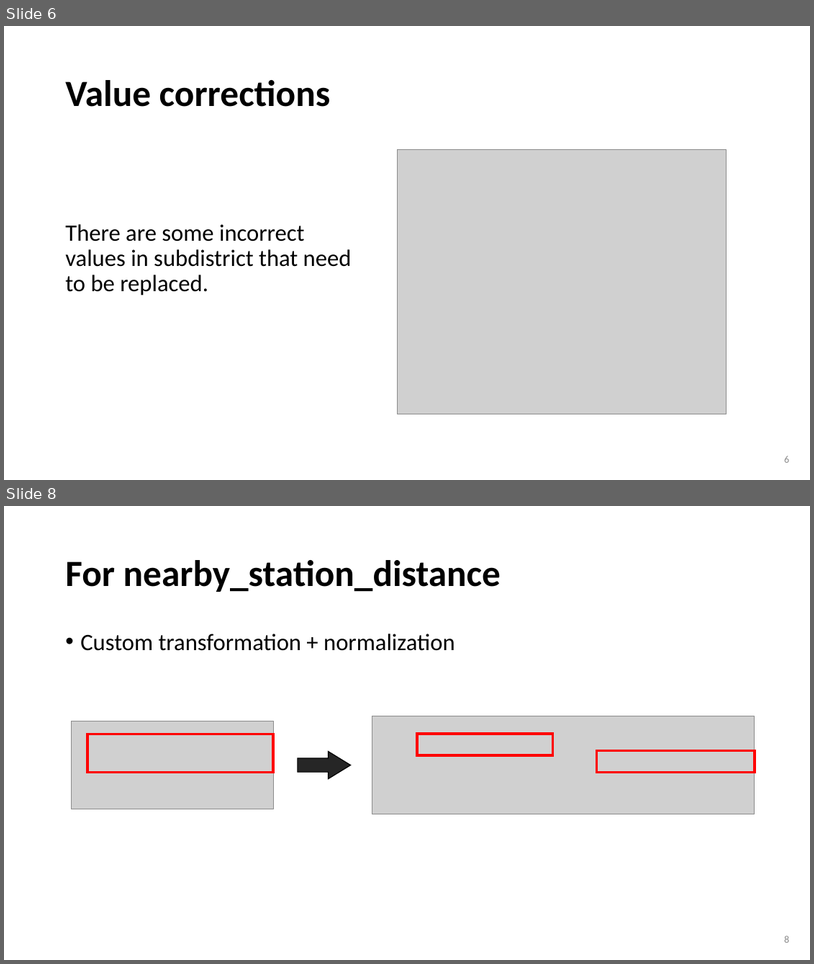
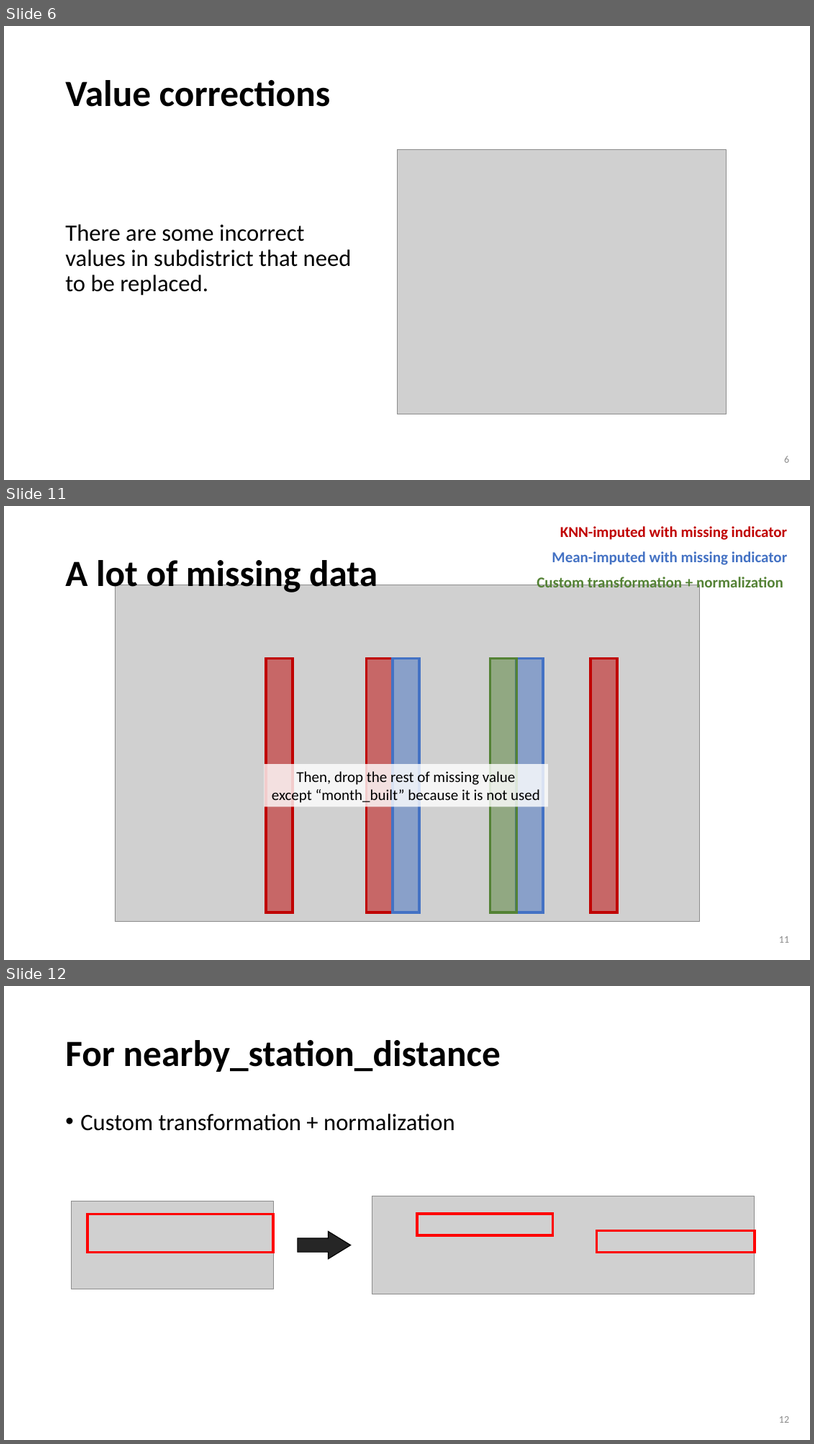
Before and after one commit to wtwwitt/project_2_bangkok_housing_price, a slide deck: presentation/Bangkok Housing Price Prediction for buyers and sellers.pptx. Shown one above the other, each under a label of ours: slides 6 and 8 before the commit, slides 6, 11 and 12 after it; the slides between them are not shown. The pictures are 814x964 and 814x1444 pixels, drawn with LibreOffice and Linux fonts; fonts in the diff are those of the drawing; grey boxes stand for pictures. Boxes give left, top, right and bottom in pixels: in the first picture for what was removed or moved away, otherwise in the second. Text is boxed around its words. In the diff, an @@ line names an element or a change of style, - is before the commit and + after.

Commit message:
update presentation, add more information on missing value and XGBoost model

```diff
--- a/presentation/Bangkok Housing Price Prediction for buyers and sellers.pptx
+++ b/presentation/Bangkok Housing Price Prediction for buyers and sellers.pptx
@@ slide 11 added at (4, 506, 810, 960), background #FFFFFF @@
@@ text added at (561, 526, 787, 540), 18 pt, text #C00000, bold @@
+KNN-imputed with missing indicator
@@ title added at (65, 555, 378, 595), 44 pt, text #000000, bold @@
+A lot of missing data
@@ text added at (552, 551, 787, 565), 18 pt, text #4472C4, bold @@
+Mean-imputed with missing indicator
@@ picture added at (115, 585, 700, 921) @@
@@ text added at (537, 574, 784, 592), 18 pt, text #548235, bold @@
+Custom transformation + normalization
@@ rectangle added at (267, 659, 293, 912), fill #C00000 at 50% opacity, outline #C00000 3 pt @@
@@ rectangle added at (366, 659, 393, 912), fill #C00000 at 50% opacity, outline #C00000 3 pt @@
@@ rectangle added at (393, 659, 419, 912), fill #4472C4 at 50% opacity, outline #4472C4 3 pt @@
@@ rectangle added at (491, 659, 517, 912), fill #548235 at 50% opacity, outline #548235 3 pt @@
@@ rectangle added at (517, 659, 543, 912), fill #4472C4 at 50% opacity, outline #4472C4 3 pt @@
@@ rectangle added at (591, 659, 617, 912), fill #C00000 at 50% opacity, outline #C00000 3 pt @@
@@ rectangle added at (264, 764, 548, 807), fill #FFFFFF at 80% opacity, 18 pt, text #000000 @@
+Then, drop the rest of missing value
+except “month_built” because it is not used
@@ page number added at (779, 936, 790, 942), 12 pt, text #8C8C8C @@
+11
@@ what was slide 8 is now slide 12 @@
@@ page number at (779, 1416, 790, 1422): text changed @@
-8
+12
```
Also in this commit, not shown: 5 slides changed, 4 other slides added, 23 other files.
